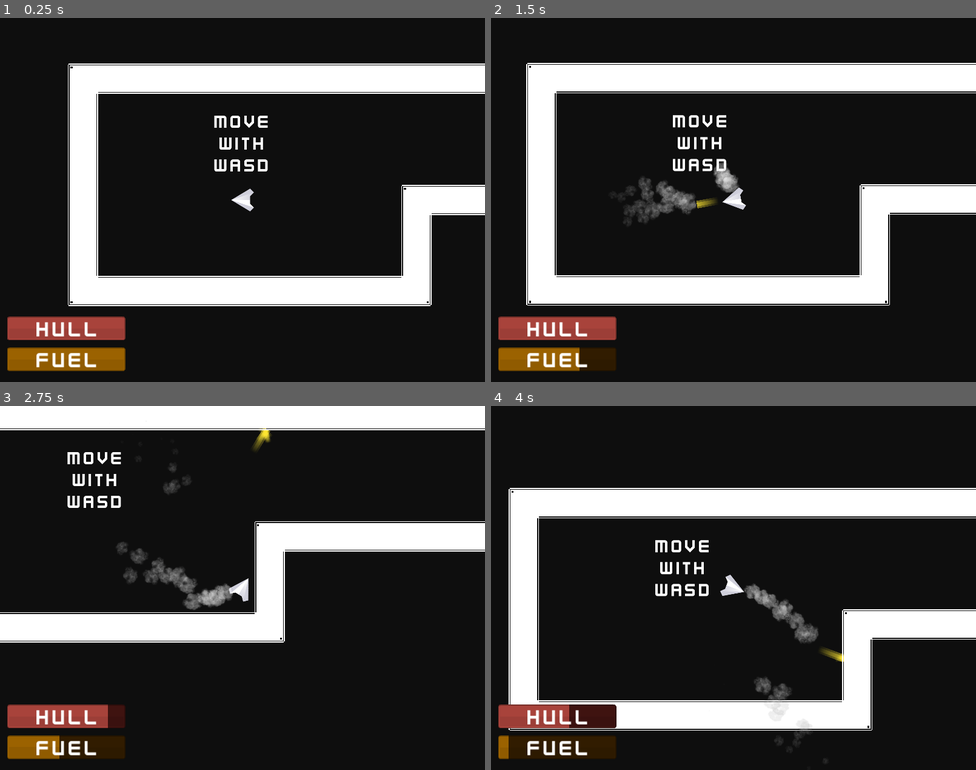
Above: before the commit, frames 1-4 (two rows, left to right).
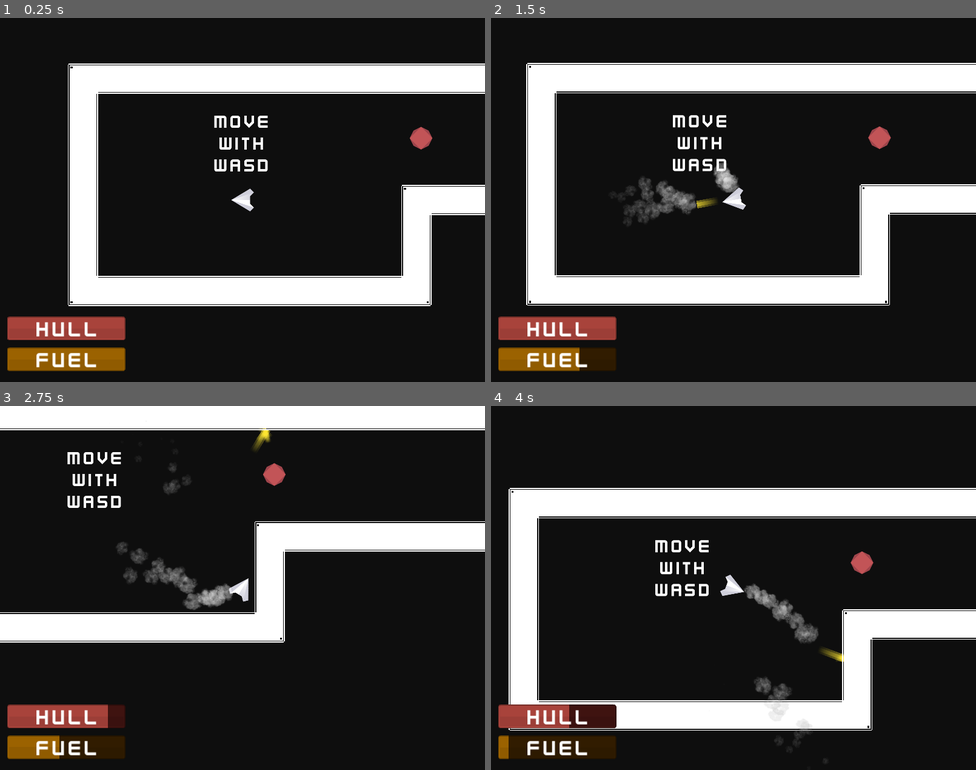
Above: after the commit, the same moments.

Repository: popcar2/Its-Lonely-Out-in-Space
Game: Godot game, scene res://scenes/game_scene.tscn
Two runs of this game, one before a commit and one after it. Both use one fixed random seed, a clock stepped at 60 frames per second and the inputs below.
Inputs (mouse positions are in pixels of both pictures, inside the frame that each line leads up to):
- Up to frame 1 (0.25 s): no input
- Up to frame 2 (1.5 s): move the mouse to (840, 181) at 0.52 s; press the mouse at (840, 181) at 0.53 s; hold Right (right) 0.53-1.28 s; move the mouse to (636, 218) at 1.27 s; release the mouse at (636, 218) at 1.28 s; hold Down (down) from 1.28 s (still down); click (636, 218) at 1.35 s
- Up to frame 3 (2.75 s): move the mouse to (291, 507) at 2.02 s; release Down (down) at 2.03 s; press the mouse at (291, 507) at 2.03 s; hold Right (right) from 2.03 s (still down)
- Up to frame 4 (4 s): move the mouse to (709, 660) at 2.77 s; release Right (right) at 2.78 s; release the mouse at (709, 660) at 2.78 s; hold Up (up) 2.78-3.53 s; click (709, 660) at 2.85 s; move the mouse to (879, 642) at 3.52 s; press the mouse at (879, 642) at 3.53 s; hold Left (left) from 3.53 s (still down)

The runs differ from the first frame. In frame 1, 0.2% of the frame differs, in the area x 84-90%, y 29-37%; in frame 2, 0.2%; in frame 3, 0.2%; in frame 4, 0.2%.

Commit message:
Add mine, other fixes

Diff:
--- /dev/null
+++ b/nodes/mine.tscn
@@ -0,0 +1,21 @@
+[gd_scene load_steps=4 format=3 uid="uid://dnvafgijl1eaf"]
+
+[ext_resource type="Script" path="res://scripts/enemy.gd" id="1_et7fc"]
+[ext_resource type="Texture2D" uid="uid://dua1cmn7vdgsw" path="res://Textures/meteor_large.png" id="1_tcyvf"]
+
+[sub_resource type="CircleShape2D" id="CircleShape2D_du1av"]
+radius = 38.1182
+
+[node name="Mine" type="Area2D" groups=["enemy"]]
+collision_layer = 4
+collision_mask = 11
+script = ExtResource("1_et7fc")
+
+[node name="Sprite2D" type="Sprite2D" parent="."]
+modulate = Color(0.760784, 0.329412, 0.341176, 1)
+texture = ExtResource("1_tcyvf")
+
+[node name="CollisionShape2D" type="CollisionShape2D" parent="."]
+shape = SubResource("CircleShape2D_du1av")
+
+[connection signal="body_entered" from="." to="." method="_on_body_entered"]
--- a/nodes/projectile.tscn
+++ b/nodes/projectile.tscn
@@ -22,4 +22,5 @@
 [node name="ParticleSpawnPoint" type="Node2D" parent="."]
 position = Vector2(0, -64)
 
+[connection signal="area_entered" from="." to="." method="_on_area_entered"]
 [connection signal="body_entered" from="." to="." method="_on_body_entered"]
--- a/scenes/game_scene.tscn
+++ b/scenes/game_scene.tscn
@@ -1,7 +1,8 @@
-[gd_scene load_steps=8 format=3 uid="uid://h5niwrgt5ae1"]
+[gd_scene load_steps=9 format=3 uid="uid://h5niwrgt5ae1"]
 
 [ext_resource type="PackedScene" uid="uid://cyr1qmi6inlaw" path="res://nodes/ship.tscn" id="1_inf08"]
 [ext_resource type="Texture2D" uid="uid://copi5667fvqhv" path="res://Textures/monochrome_tilemap_transparent_packed.png" id="2_43rxq"]
+[ext_resource type="PackedScene" uid="uid://dnvafgijl1eaf" path="res://nodes/mine.tscn" id="3_be5m1"]
 [ext_resource type="FontFile" uid="uid://dsnggm6v13eg4" path="res://fonts/Kenney Future Narrow.ttf" id="3_o1nx8"]
 [ext_resource type="PackedScene" uid="uid://c4q4g5k1qjld" path="res://nodes/checkpoint_line.tscn" id="3_ral1a"]
 [ext_resource type="PackedScene" uid="uid://c1ae5qsg7t0nf" path="res://nodes/Barrier.tscn" id="3_xnjln"]
@@ -1225,7 +1226,14 @@
 
 [node name="Game Scene" type="Node2D"]
 
-[node name="Move With WASD" type="RichTextLabel" parent="."]
+[node name="Text" type="Control" parent="."]
+layout_mode = 3
+anchors_preset = 0
+offset_right = 40.0
+offset_bottom = 40.0
+
+[node name="Move With WASD" type="RichTextLabel" parent="Text"]
+layout_mode = 0
 offset_left = -547.0
 offset_top = -440.0
 offset_right = -147.0
@@ -1235,7 +1243,8 @@
 bbcode_enabled = true
 text = "[center]Move with wasd"
 
-[node name="Blue Lines Are Checkpoints" type="RichTextLabel" parent="."]
+[node name="Blue Lines Are Checkpoints" type="RichTextLabel" parent="Text"]
+layout_mode = 0
 offset_left = 1361.0
 offset_top = -456.0
 offset_right = 2049.0
@@ -1247,7 +1256,8 @@
 are
 checkpoints"
 
-[node name="Shoot With Left Click" type="RichTextLabel" parent="."]
+[node name="Shoot With Left Click" type="RichTextLabel" parent="Text"]
+layout_mode = 0
 offset_left = 3586.0
 offset_top = -681.0
 offset_right = 4274.0
@@ -1258,7 +1268,8 @@
 text = "[center]Shoot with
 left click"
 
-[node name="Shooting uses fuel" type="RichTextLabel" parent="."]
+[node name="Shooting uses fuel" type="RichTextLabel" parent="Text"]
+layout_mode = 0
 offset_left = 3586.0
 offset_top = -276.0
 offset_right = 4274.0
@@ -1268,41 +1279,51 @@
 bbcode_enabled = true
 text = "[center]Shooting uses fuel"
 
-[node name="Checkpoint Line" parent="." instance=ExtResource("3_ral1a")]
+[node name="Checkpoints" type="Node2D" parent="."]
+
+[node name="Checkpoint Line" parent="Checkpoints" instance=ExtResource("3_ral1a")]
 position = Vector2(2040, -325)
 
-[node name="Checkpoint Line2" parent="." instance=ExtResource("3_ral1a")]
+[node name="Checkpoint Line2" parent="Checkpoints" instance=ExtResource("3_ral1a")]
 position = Vector2(3575, -200)
 points = PackedVector2Array(0, -122, 0, 152)
 
-[node name="Barrier" parent="." instance=ExtResource("3_xnjln")]
+[node name="Enemies" type="Node2D" parent="."]
+
+[node name="Mine" parent="Enemies" instance=ExtResource("3_be5m1")]
+position = Vector2(404, -325)
+hp = 20
+
+[node name="Barriers" type="Node2D" parent="."]
+
+[node name="Barrier" parent="Barriers" instance=ExtResource("3_xnjln")]
 position = Vector2(4094, -717)
 rotation = 1.5708
 
-[node name="Line2D" parent="Barrier" index="0"]
+[node name="Line2D" parent="Barriers/Barrier" index="0"]
 points = PackedVector2Array(0, -151, 0, 165)
 
-[node name="CollisionShape2D" parent="Barrier" index="1"]
+[node name="CollisionShape2D" parent="Barriers/Barrier" index="1"]
 position = Vector2(0, -3)
 
-[node name="Barrier2" parent="." instance=ExtResource("3_xnjln")]
+[node name="Barrier2" parent="Barriers" instance=ExtResource("3_xnjln")]
 position = Vector2(4094, -767)
 rotation = 1.5708
 
-[node name="Line2D" parent="Barrier2" index="0"]
+[node name="Line2D" parent="Barriers/Barrier2" index="0"]
 points = PackedVector2Array(0, -151, 0, 165)
 
-[node name="CollisionShape2D" parent="Barrier2" index="1"]
+[node name="CollisionShape2D" parent="Barriers/Barrier2" index="1"]
 position = Vector2(0, -3)
 
-[node name="Barrier3" parent="." instance=ExtResource("3_xnjln")]
+[node name="Barrier3" parent="Barriers" instance=ExtResource("3_xnjln")]
 position = Vector2(4094, -818)
 rotation = 1.5708
 
-[node name="Line2D" parent="Barrier3" index="0"]
+[node name="Line2D" parent="Barriers/Barrier3" index="0"]
 points = PackedVector2Array(0, -151, 0, 165)
 
-[node name="CollisionShape2D" parent="Barrier3" index="1"]
+[node name="CollisionShape2D" parent="Barriers/Barrier3" index="1"]
 position = Vector2(0, -3)
 
 [node name="Ship" parent="." groups=["player"] instance=ExtResource("1_inf08")]
@@ -1327,6 +1348,6 @@
 format = 2
 layer_0/tile_data = PackedInt32Array(327673, 983042, 17, 327674, 983042, 17, 327675, 983042, 17, 327676, 983042, 17, 32 …(9308 unchanged characters)…
 
-[editable path="Barrier"]
-[editable path="Barrier2"]
-[editable path="Barrier3"]
+[editable path="Barriers/Barrier"]
+[editable path="Barriers/Barrier2"]
+[editable path="Barriers/Barrier3"]
--- a/scripts/Projectile.gd
+++ b/scripts/Projectile.gd
@@ -29,18 +29,22 @@
 		position += -transform.y * SPEED * 0.5 * delta
 
 func _on_body_entered(body):
-	var collided = false
-	if body.is_in_group("environment"):
-		is_alive = false
-		var particles: GPUParticles2D = hit_particles.instantiate()
-		particles.global_position = $ParticleSpawnPoint.global_position
-		particles.emitting = true
-		particles.rotation_degrees = rotation_degrees + 90
-		add_sibling(particles)
-		collided = true
+	destroy_projectile()
 	if body.is_in_group("destructable"):
 		body.hp -= damage
 
-	if collided:
-		await get_tree().create_timer(1).timeout
-		queue_free()
+
+func _on_area_entered(area):
+	if area.is_in_group("enemy"):
+		destroy_projectile()
+		area.hp -= damage
+
+func destroy_projectile():
+	is_alive = false
+	var particles: GPUParticles2D = hit_particles.instantiate()
+	particles.global_position = $ParticleSpawnPoint.global_position
+	particles.emitting = true
+	particles.rotation_degrees = rotation_degrees + 90
+	add_sibling(particles)
+	await get_tree().create_timer(1).timeout
+	queue_free()
--- /dev/null
+++ b/scripts/enemy.gd
@@ -0,0 +1,62 @@
+extends Area2D
+
+enum ENEMY_TYPE_ENUM{MINE, CHASER}
+@export var enemy_type: ENEMY_TYPE_ENUM
+@export var hp: int = 10 :
+	set(value):
+		hp = value
+		if hp <= 0:
+			destroy_enemy()
+
+@export var explosion_dmg: int = 80
+
+@onready var collision_shape: CollisionShape2D = $CollisionShape2D
+
+var explosion_particle_scene: PackedScene = preload("res://particles/explosion_particles.tscn")
+
+var max_hp: int
+
+var respawn_point: Vector2
+var default_collision_scale: Vector2
+var damaged_player: bool = false
+
+func _ready():
+	respawn_point = global_position
+	default_collision_scale = collision_shape.scale
+	max_hp = hp
+
+func destroy_enemy():
+	visible = false
+	collision_shape.scale *= 2.5
+	spawn_explosion_particles()
+	await get_tree().create_timer(0.75).timeout
+	collision_shape.set_deferred("disabled", true)
+
+func respawn_enemy():
+	await get_tree().create_timer(0.1).timeout
+	visible = true
+	collision_shape.set_deferred("disabled", false)
+	damaged_player = false
+	collision_shape.scale = default_collision_scale
+	hp = max_hp
+
+func spawn_explosion_particles():
+	var explosion_particles: Node2D = explosion_particle_scene.instantiate()
+	for particle in explosion_particles.get_children():
+		particle.emitting = true
+	explosion_particles.global_position = global_position
+	explosion_particles.modulate = Color(0.72587436437607, 0.22795641422272, 0.22763386368752)
+	add_sibling(explosion_particles)
+	await get_tree().create_timer(2).timeout
+	explosion_particles.queue_free()
+
+func _on_body_entered(body):
+	if body.is_in_group("player"):
+		if visible:
+			destroy_enemy()
+		if not damaged_player:
+			GUI.hp -= explosion_dmg
+			damaged_player = true
+			var collision_normal = Vector2(body.global_position.x - global_position.x, body.global_position.y - global_position.y)
+			collision_normal = collision_normal.normalized()
+			body.velocity += collision_normal * 1000
--- a/scripts/ship.gd
+++ b/scripts/ship.gd
@@ -77,7 +77,6 @@
 		if collision.get_collider().is_in_group("environment") and can_get_hit:
 			can_get_hit_cooldown()
 			var collision_normal: Vector2 = collision.get_normal()
-			#momentum -= collision_normal * 2
 			velocity -= collision_normal * 200
 			collision_normal = -abs(collision_normal)
 			if collision_normal.x == 0:
@@ -184,6 +183,8 @@
 
 	for barrier in get_tree().get_nodes_in_group("barrier"):
 		barrier.renew_barrier()
+	for enemy in get_tree().get_nodes_in_group("enemy"):
+		enemy.respawn_enemy()
 
 	await get_tree().create_timer(0.3).timeout
 	GUI.fuel = GUI.max_fuel
Binary file added: Textures/meteor_large.png
Not shown, added: Textures/meteor_large.png.import
